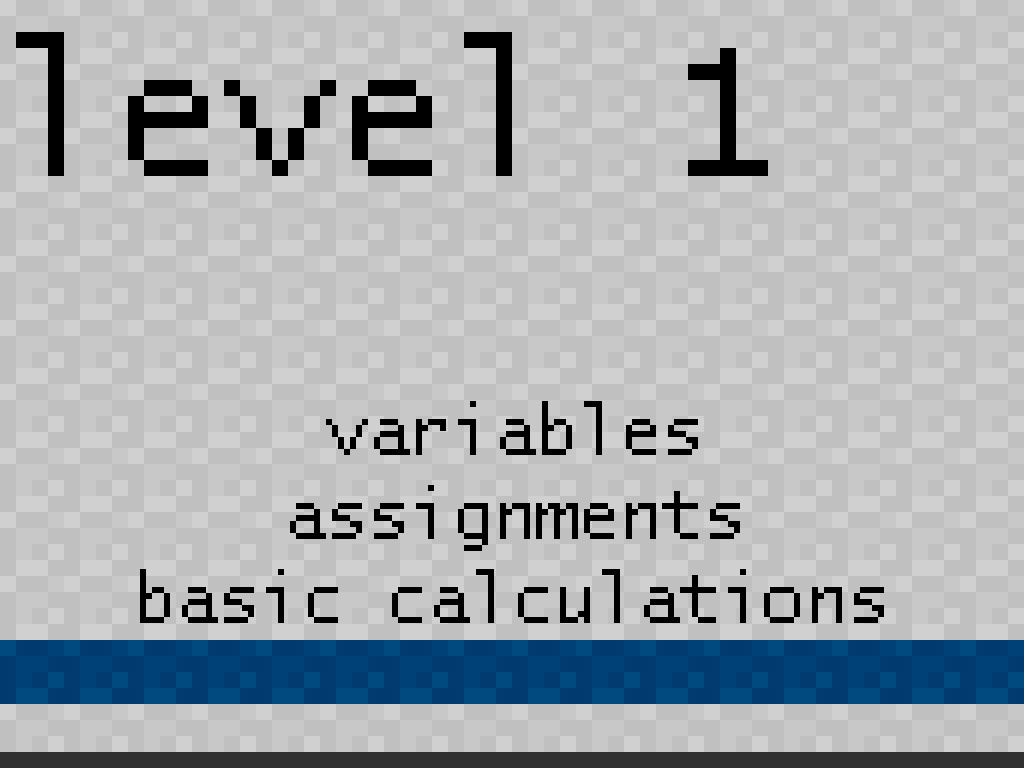
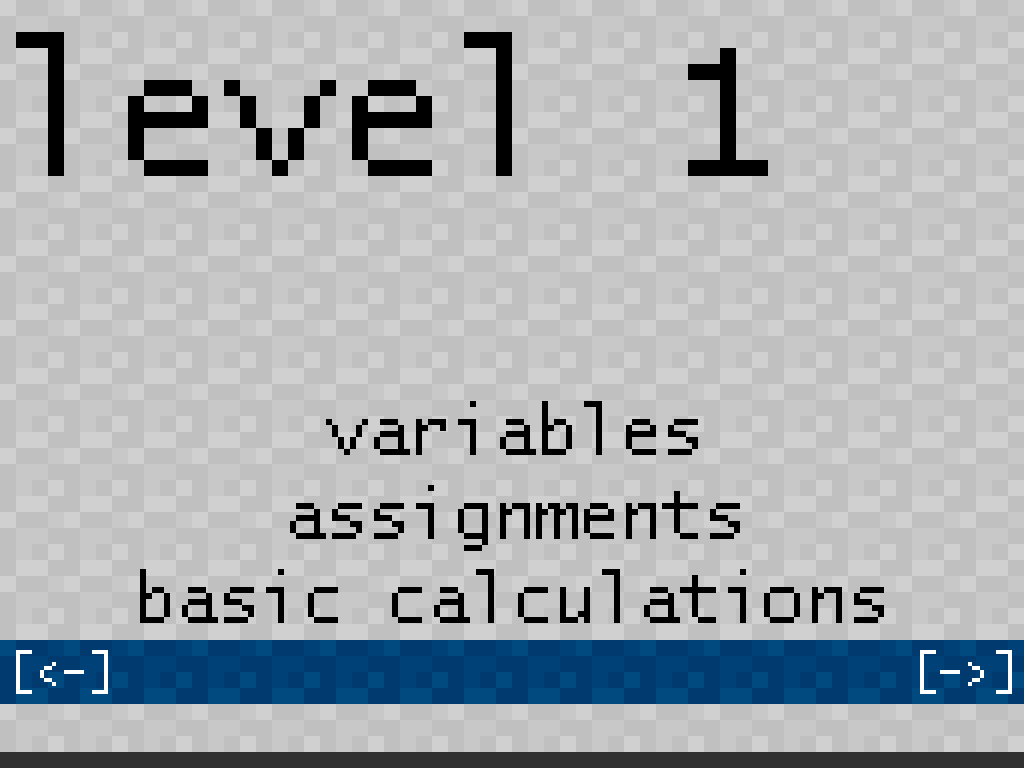
The second 1024 × 768 image is a revision of the first. Changes to its layers:
added layer "left arrow" above "right arrow" over [16, 650, 108, 694]
added layer "right arrow" above "Floor" over [920, 650, 1012, 694]
